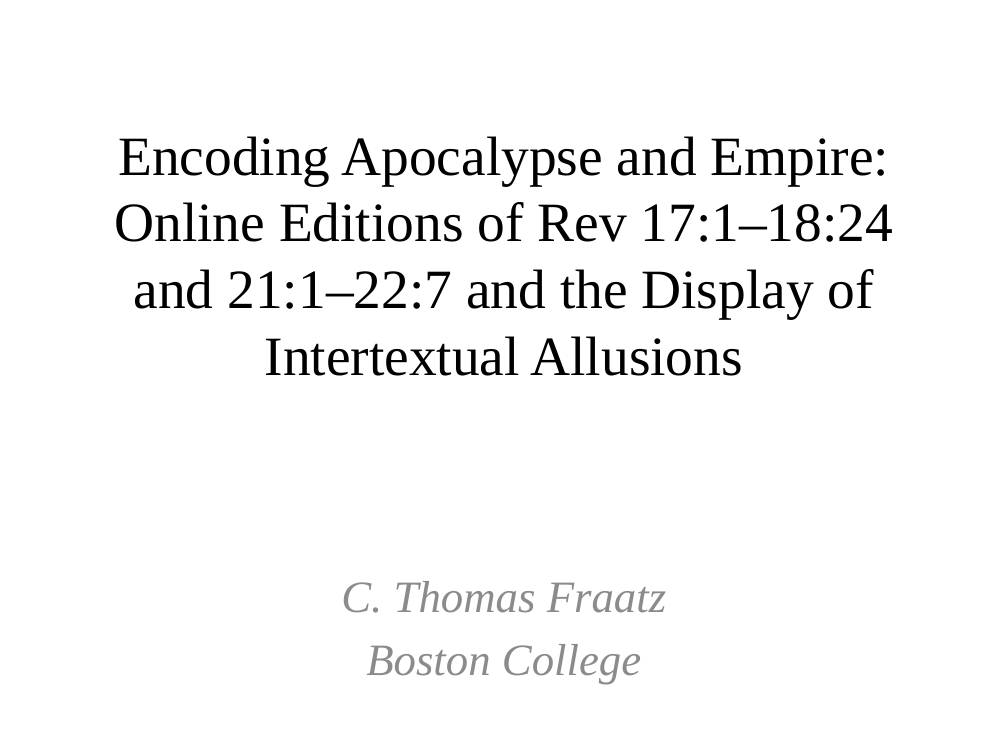
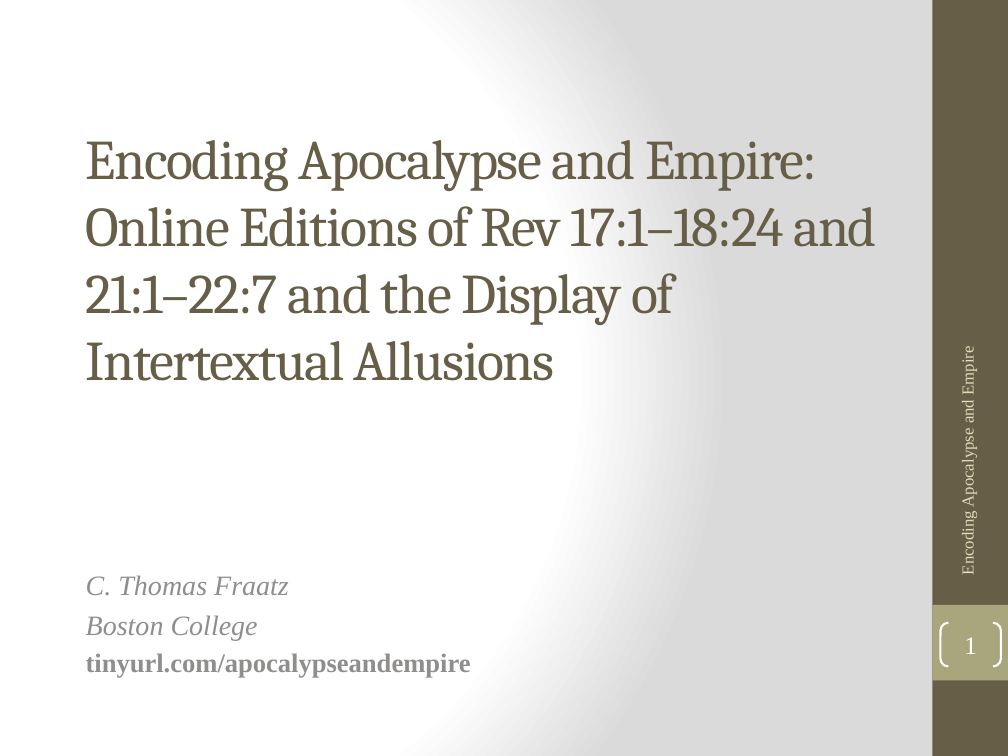
Before and after one commit to EncodingRevelation/revelation, a slide deck: slide 1 of slides/encoding apocalypse and empire ppt.pptx. Drawn at 1008x756 pixels with LibreOffice and Linux fonts; fonts in the diff are those of the drawing. Boxes give left, top, right and bottom in pixels: in the first picture for what was removed or moved away, otherwise in the second. Text is boxed around its words. In the diff, an @@ line names an element or a change of style, - is before the commit and + after.

```diff
--- a/slides/encoding apocalypse and empire ppt.pptx
+++ b/slides/encoding apocalypse and empire ppt.pptx
@@ background #FFFFFF to gradient #FFFFFF to #DADADA @@
@@ rectangle added at (932,0,1008,756), fill #675E47 @@
@@ title "Encoding Apocalypse and Empire: Online ..." at (86,140,877,381): size 39.6 to 40 pt, font Times New Roman to Cambria, text colour #000000 to #675E47, letter spacing 0 to -1 pt; alignment centre to left; vertical alignment middle to bottom @@
@@ text added at (959,350,978,573), 12 pt, text #DFDCB7 @@
+Encoding Apocalypse and Empire
@@ subtitle "C. Thomas Fraatz": place and size @@
-subtitle "C. Thomas Fraatz" at (341,581,666,684)
+subtitle "C. Thomas Fraatz" at (86,575,471,678)
@@ subtitle at (86,575,289,640): size 32 to 20 pt, text colour #8C8C8C to #8F8F8D in "C. Thomas Fraatz", "Boston College"; alignment centre to left; less space between paragraphs @@
@@ rectangle added at (932,605,1008,680), fill #A9A57C @@
@@ page number added at (940,623,1001,666), outline #FFFFFF 1.5 pt, 18 pt, text #FFFFFF @@
+1
@@ subtitle at (86,653,471,678): paragraph added @@
+tinyurl.com/apocalypseandempire
```
Also in this commit, not shown: 8 other slides changed, 6 slides added, 2 slides removed, 18 other files.
